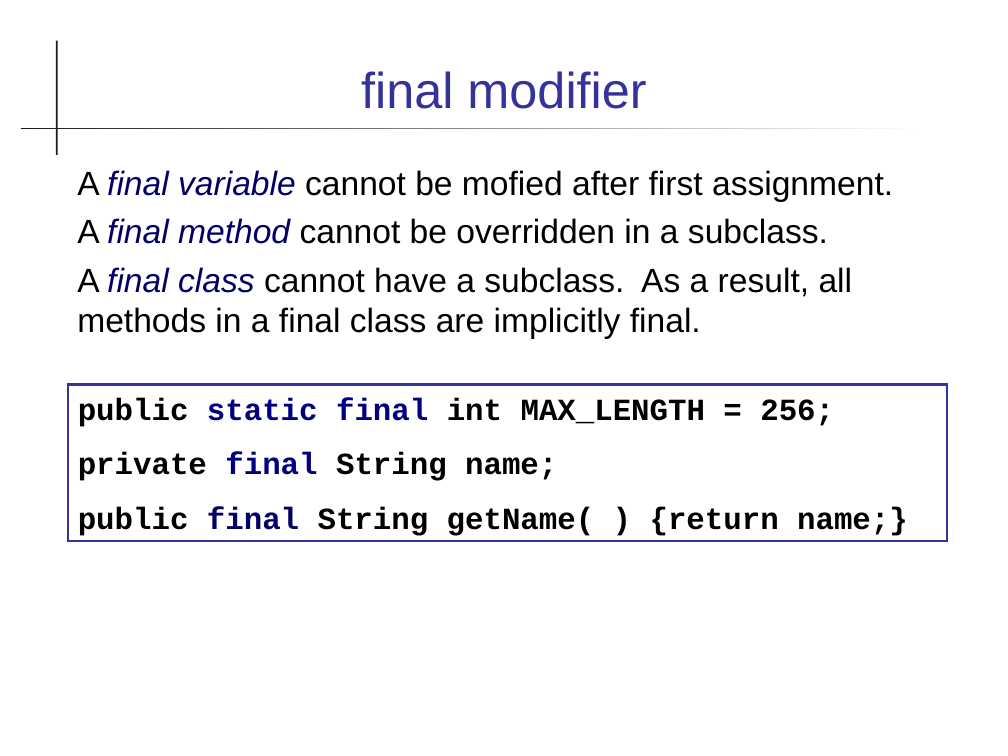
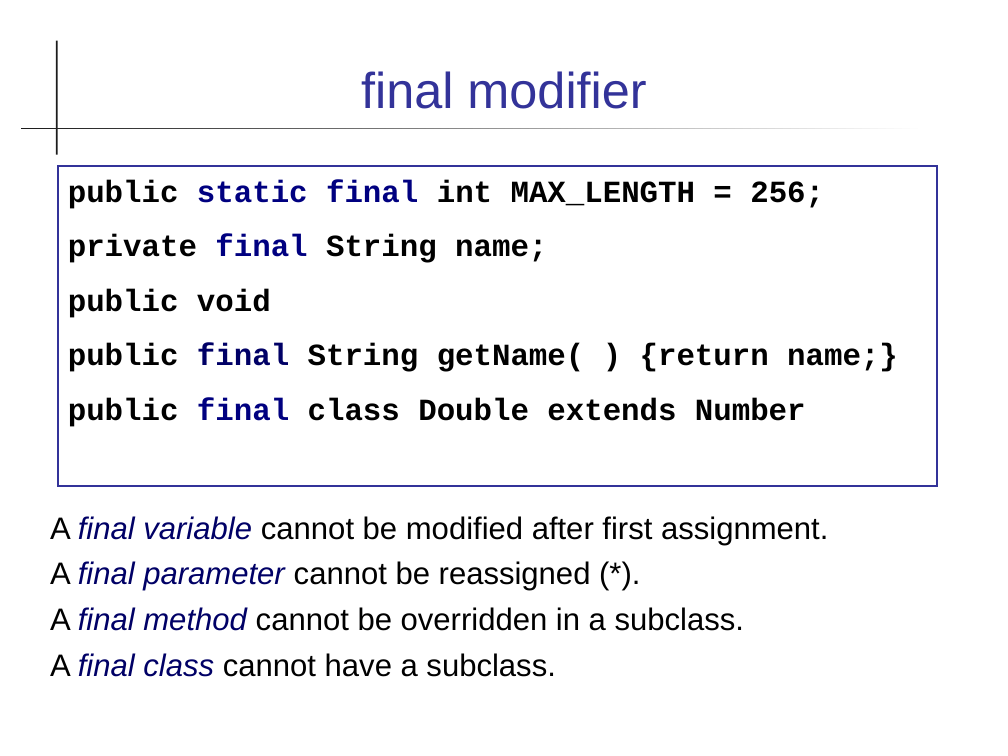
Before and after one commit to skeoop/skeoop.github.io, a slide deck: slide 2 of week5/Final-modifier.ppt. Drawn at 1008x756 pixels with LibreOffice and Linux fonts; fonts in the diff are those of the drawing. Boxes give left, top, right and bottom in pixels: in the first picture for what was removed or moved away, otherwise in the second. Text is boxed around its words. In the diff, an @@ line names an element or a change of style, - is before the commit and + after.

```diff
--- a/week5/Final-modifier.ppt
+++ b/week5/Final-modifier.ppt
@@ rectangle "public static final int MAX_LENGTH ...": place and size @@
-rectangle "public static final int MAX_LENGTH ..." at bbox=[68, 384, 948, 540]
+rectangle "public static final int MAX_LENGTH ..." at bbox=[57, 166, 937, 486]
@@ text in rectangle at bbox=[68, 289, 271, 318]: paragraph added @@
+public void
@@ text in rectangle at bbox=[68, 398, 806, 427]: paragraph added @@
+public final class Double extends Number
@@ text "A final variable cannot be ...": place and size @@
-text "A final variable cannot be ..." at bbox=[77, 170, 893, 339]
+text "A final variable cannot be ..." at bbox=[50, 516, 828, 677]
@@ text at bbox=[50, 516, 828, 591]: text changed; size 24 to 22.2 pt @@
-A final variable cannot be mofied after first assignment.
+A final variable cannot be modified after first assignment.
+A final parameter cannot be reassigned (*).
@@ text at bbox=[50, 607, 744, 631]: size 24 to 22.2 pt in "A final method cannot be overridden in ..." @@
@@ text at bbox=[50, 653, 555, 677]: text changed; size 24 to 22.2 pt @@
-A final class cannot have a subclass. As a result, all methods in a final class are implicitly final.
+A final class cannot have a subclass.
```
Also in this commit, not shown: 1 other slide changed, 17 other files.
